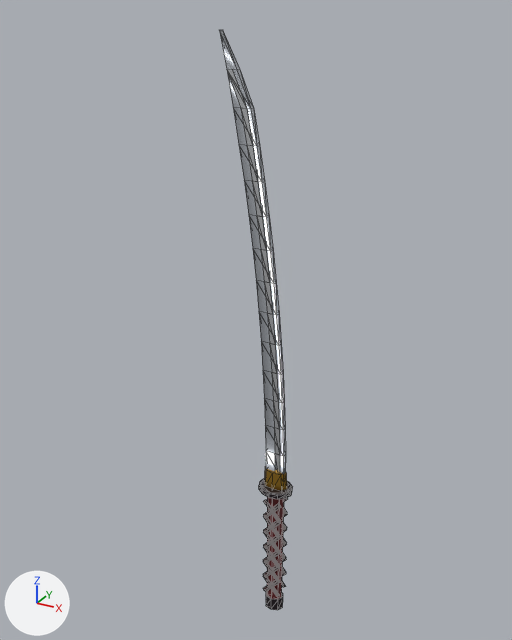
A saved change to the glTF model public/arena/models/npg/stack/hand/07_009_katana.glb.
The view is the same before and after, from a 50 mm camera at (0.198, -0.3906, 0.3811) aimed at (-0.0222, 0.0098, 0.1808). The axes (+X, +Y, +Z) are drawn at lower left. The lights are the same throughout. The first picture is the older version. Mesh edges are drawn as thin lines. Vertices at exactly the same position are counted once.

Objects in the first picture: 'Katana'.
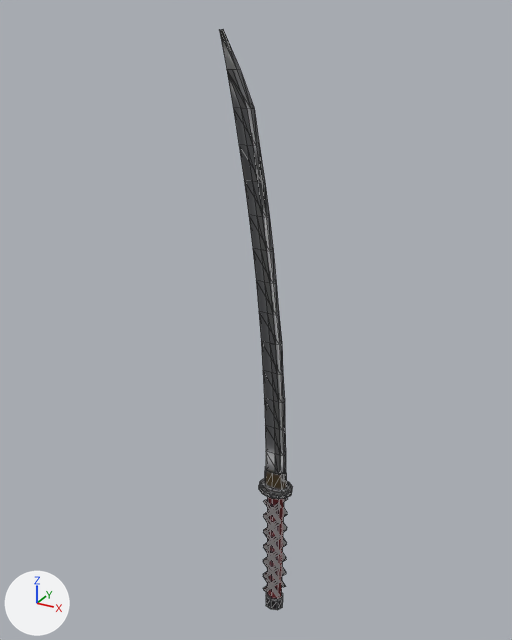
Pixel boxes (x1, y1, x2, y2) of what changed, in the pictures (512 x 640 px):
'Katana', reshaped
    before: (220, 30, 292, 610)
    after: (220, 29, 292, 610)
part 1 of me_blade, reshaped
    before: (220, 30, 267, 215)
    after: (220, 29, 267, 215)
part 2 of me_blade, recoloured (light grey to grey)
    both: (233, 70, 286, 474)
part 3 of me_blade, recoloured
    both: (233, 70, 280, 473)
part 4 of me_blade, recoloured
    both: (264, 466, 287, 490)
part 5 of me_blade, recoloured
    both: (259, 478, 292, 610)
part 6 of me_blade, recoloured
    both: (267, 497, 284, 599)

The change, as a list of edits to the scene's bpy script:
```text
Add img_07_009_katana_albedo:
    img_07_009_katana_albedo = load_image('07_009_katana_albedo', '_unpacked/07_009_katana_albedo', 1024, 1024, 'sRGB')
Add mat_07_009_katana_card:
    mat_07_009_katana_card = principled_material('07_009_katana_card')
    mat_07_009_katana_card.texture = img_07_009_katana_albedo
    mat_07_009_katana_card.metallic = 0.175
    mat_07_009_katana_card.roughness = 0.395
Change me_blade:
    used by ob_katana; location = (0.0, 0.0, 0.0)
    remove me_blade.from_pydata(...)  # 407 vertices, 694 faces; spans x -0.04..0.013, y -0.011..0.011, z -0.066..0.369
    remove me_blade.materials.append(mat_wrap)  # black #2b0f12
    add me_blade.from_pydata(...)  # 412 vertices, 705 faces; spans x -0.04..0.013, y -0.011..0.011, z -0.066..0.37
    me_blade part 1
    20 faces are deleted
    5 vertices are added at (-0.011, -0.002, 0.281), (-0.04, -0.002, 0.37), (-0.04, 0.002, 0.37), (-0.036, -0.002, 0.347), (-0.036, 0.002, 0.347)
    31 new faces join them
    me_blade part 2: 100 faces spanning x -0.04..0.007, y -0.002..0.002, z 0.061..0.369 switch from mat_steel (light grey #c3c8cf) to mat_07_009_katana_card (picture img_07_009_katana_albedo)
    me_blade part 3: 100 faces spanning x -0.031..0.005, y -0.002..0.002, z 0.062..0.347 switch from mat_edge (white #eef1f4) to mat_07_009_katana_card (picture img_07_009_katana_albedo)
    me_blade part 4: 28 faces spanning x -0.01..0.01, y -0.005..0.005, z 0.053..0.068 switch from mat_brass (orange #c99a3a) to mat_07_009_katana_card (picture img_07_009_katana_albedo)
    me_blade part 5: 130 faces spanning x -0.013..0.013, y -0.011..0.011, z -0.066..0.055 switch from mat_iron (black #2a2328) to mat_07_009_katana_card (picture img_07_009_katana_albedo)
    me_blade part 6: 28 faces spanning x -0.007..0.007, y -0.006..0.006, z -0.053..0.049 switch from mat_oxblood (dark red #5a1418) to mat_07_009_katana_card (picture img_07_009_katana_albedo)
```
